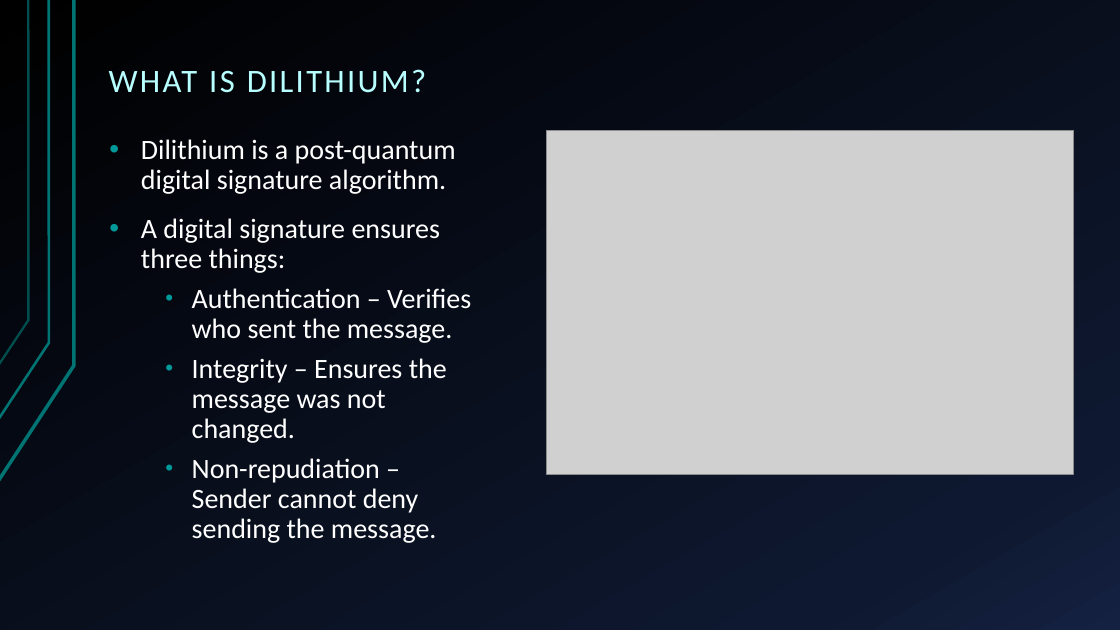
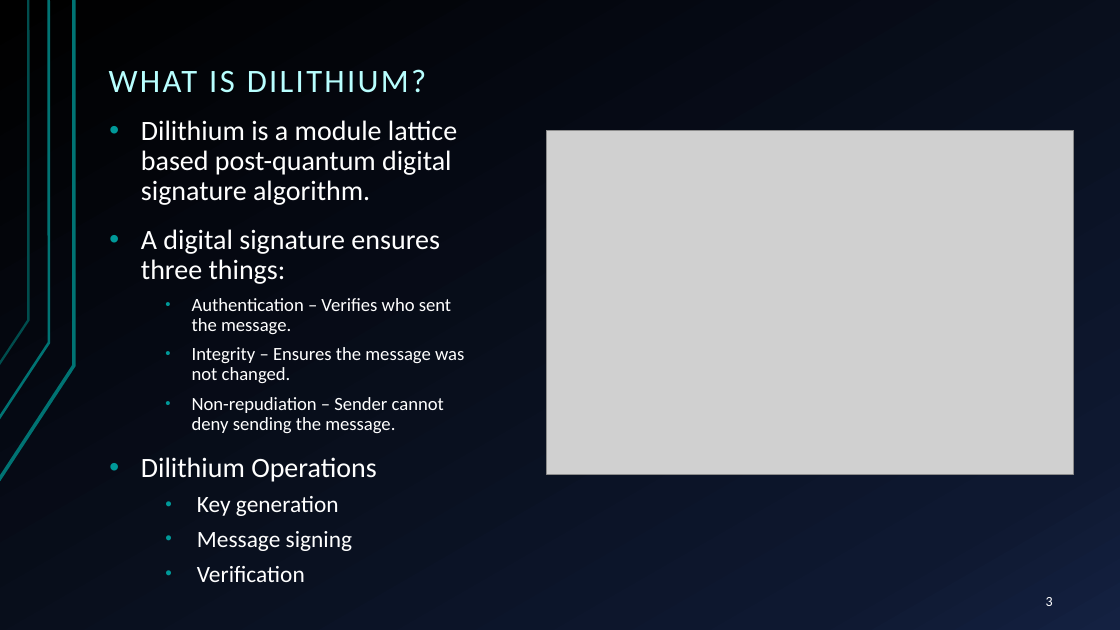
Before and after one commit to AbdulAhad36/dilithium-hp-hw, a slide deck: slide 3 of docs/report/midyear-evalutaion-presentation.pptx. Drawn at 1120x630 pixels with LibreOffice and Linux fonts; fonts in the diff are those of the drawing; grey boxes stand for pictures. Boxes give left, top, right and bottom in pixels: in the first picture for what was removed or moved away, otherwise in the second. Text is boxed around its words. In the diff, an @@ line names an element or a change of style, - is before the commit and + after.

Commit message:
docs: add post-midyear verification plans and evaluation assets

```diff
--- a/docs/report/midyear-evalutaion-presentation.pptx
+++ b/docs/report/midyear-evalutaion-presentation.pptx
@@ text "Dilithium is a module lattice ...": place and size @@
-text "Dilithium is a module lattice ..." at [141,139,471,543]
+text "Dilithium is a module lattice ..." at [141,120,464,516]
@@ text at [141,120,457,205]: text changed @@
-• Dilithium is a post-quantum digital signature algorithm.
+• Dilithium is a module lattice based post-quantum digital signature algorithm.
@@ text at [192,298,464,433]: size 24 to 16 pt in "Authentication – Verifies who sent the message.", "Integrity – Ensures the message was not ...", "Non-repudiation – Sender cannot deny sending the ..." @@
@@ text at [141,457,377,516]: paragraphs added @@
+• Dilithium Operations
+  • Key generation
+  • Message signing
+  • Verification
@@ page number added at [1046,597,1053,606], 12 pt, text #FFFFFF @@
+3
```
Also in this commit, not shown: 16 other slides changed, 2 slides added, 1 slide removed, 9 other files.
